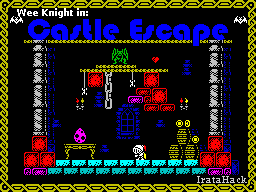
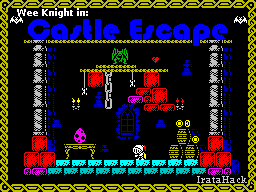
The second 256×192 image is a revision of the first. Changes to its layers:
painted on "Border" over (72, 98, 188, 110)
